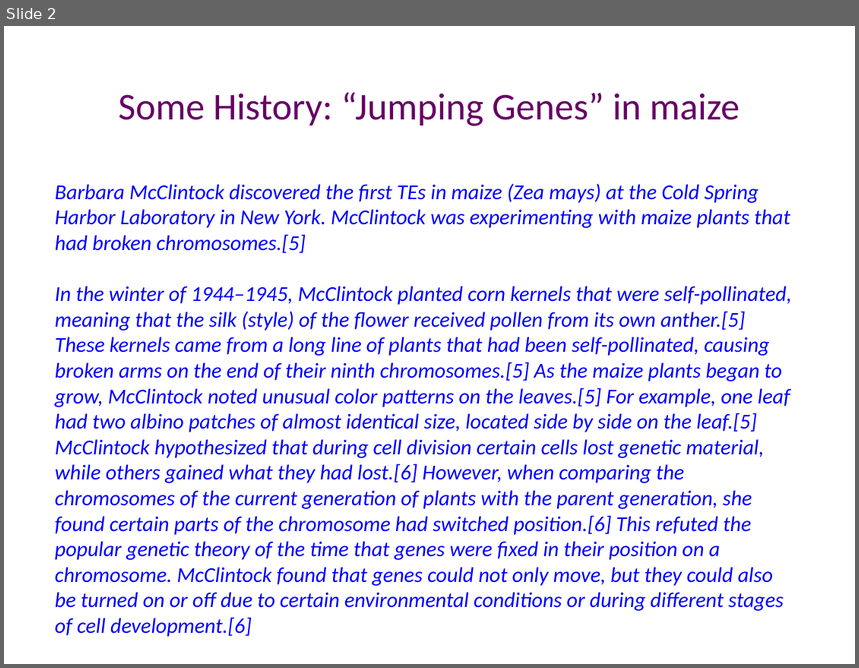
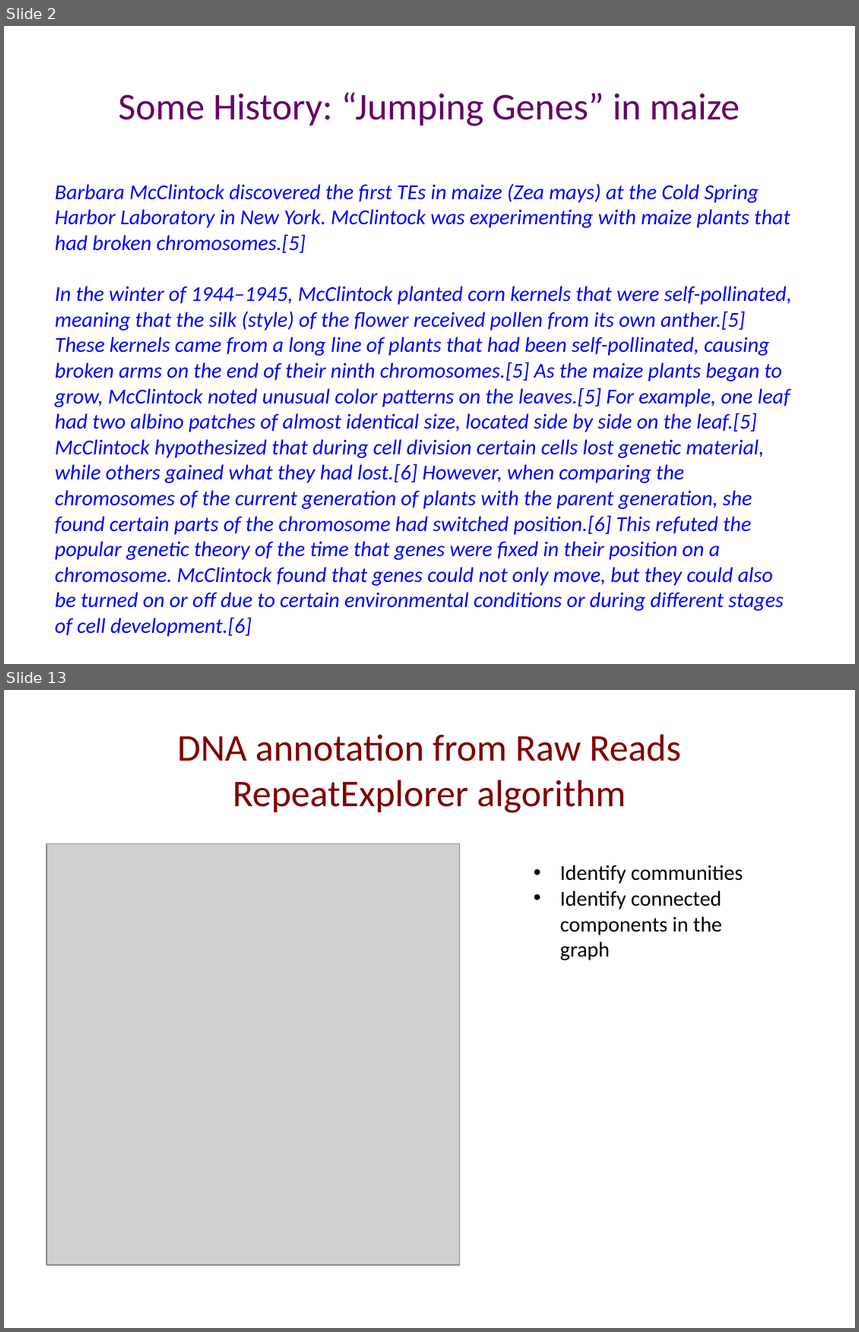
Before and after one commit to manyu90/Journal-Club-presentations, a slide deck: Nov6_2018_Computational_tools_unmasking_TEs/transposable_elements.pptx. Shown one above the other, each under a label of ours: slide 2 before the commit, slides 2 and 13 after it; the slides between them are not shown. The pictures are 859x668 and 859x1332 pixels, drawn with LibreOffice and Linux fonts; fonts in the diff are those of the drawing; grey boxes stand for pictures. Boxes give left, top, right and bottom in pixels: in the first picture for what was removed or moved away, otherwise in the second. Text is boxed around its words. In the diff, an @@ line names an element or a change of style, - is before the commit and + after.

```diff
--- a/Nov6_2018_Computational_tools_unmasking_TEs/transposable_elements.pptx
+++ b/Nov6_2018_Computational_tools_unmasking_TEs/transposable_elements.pptx
@@ slide 13 added at <box>4,690,855,1328</box>, background #FFFFFF @@
@@ title added at <box>177,734,681,813</box>, 32 pt, text #800000 @@
+DNA annotation from Raw Reads
+RepeatExplorer algorithm
@@ picture added at <box>47,844,459,1265</box> @@
@@ text added at <box>560,865,743,961</box>, 18 pt, text #000000 @@
+• Identify communities
+• Identify connected components in the graph
```
Also in this commit, not shown: 1 slide changed, 12 other slides added, 2 slides removed, 8 other files.
